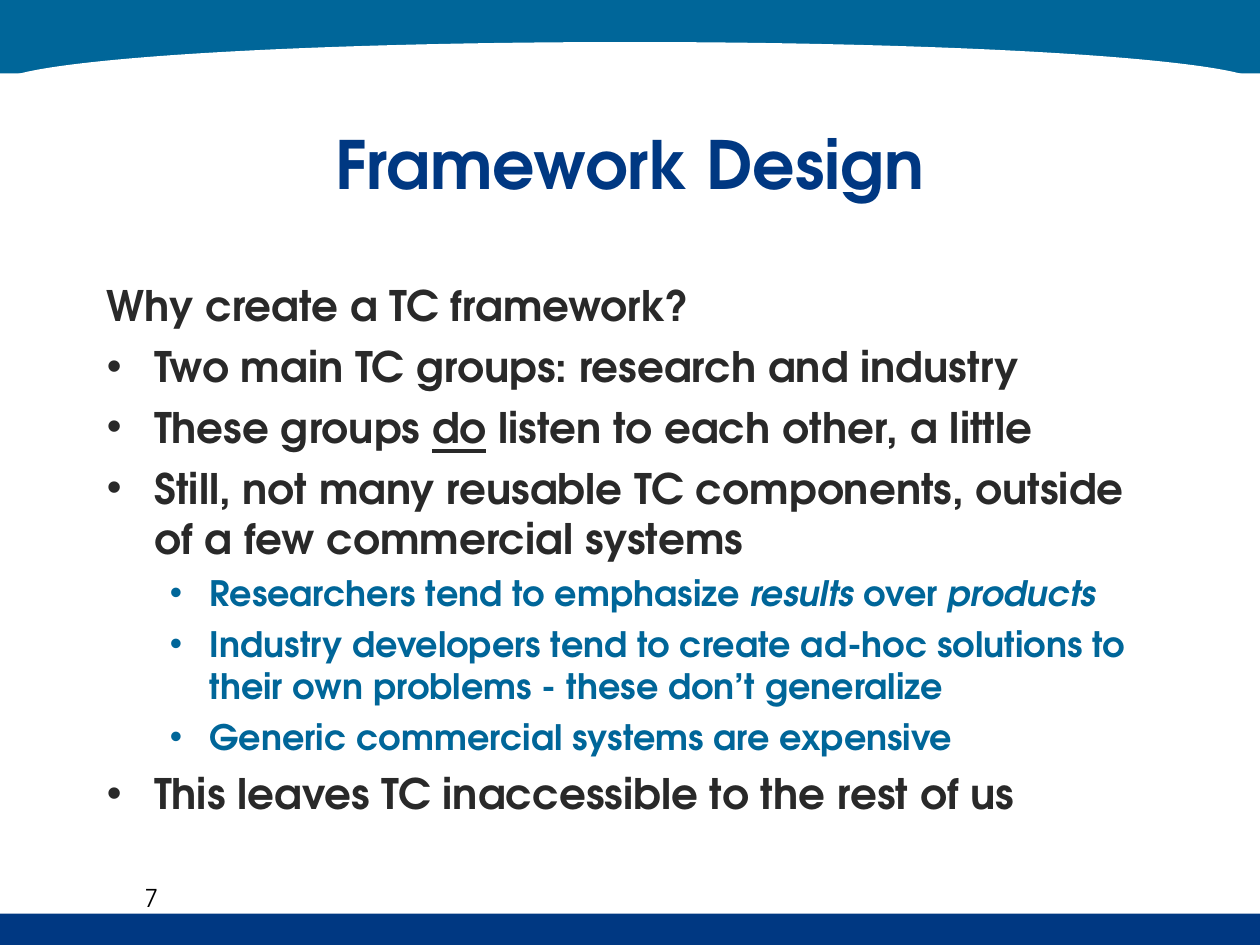
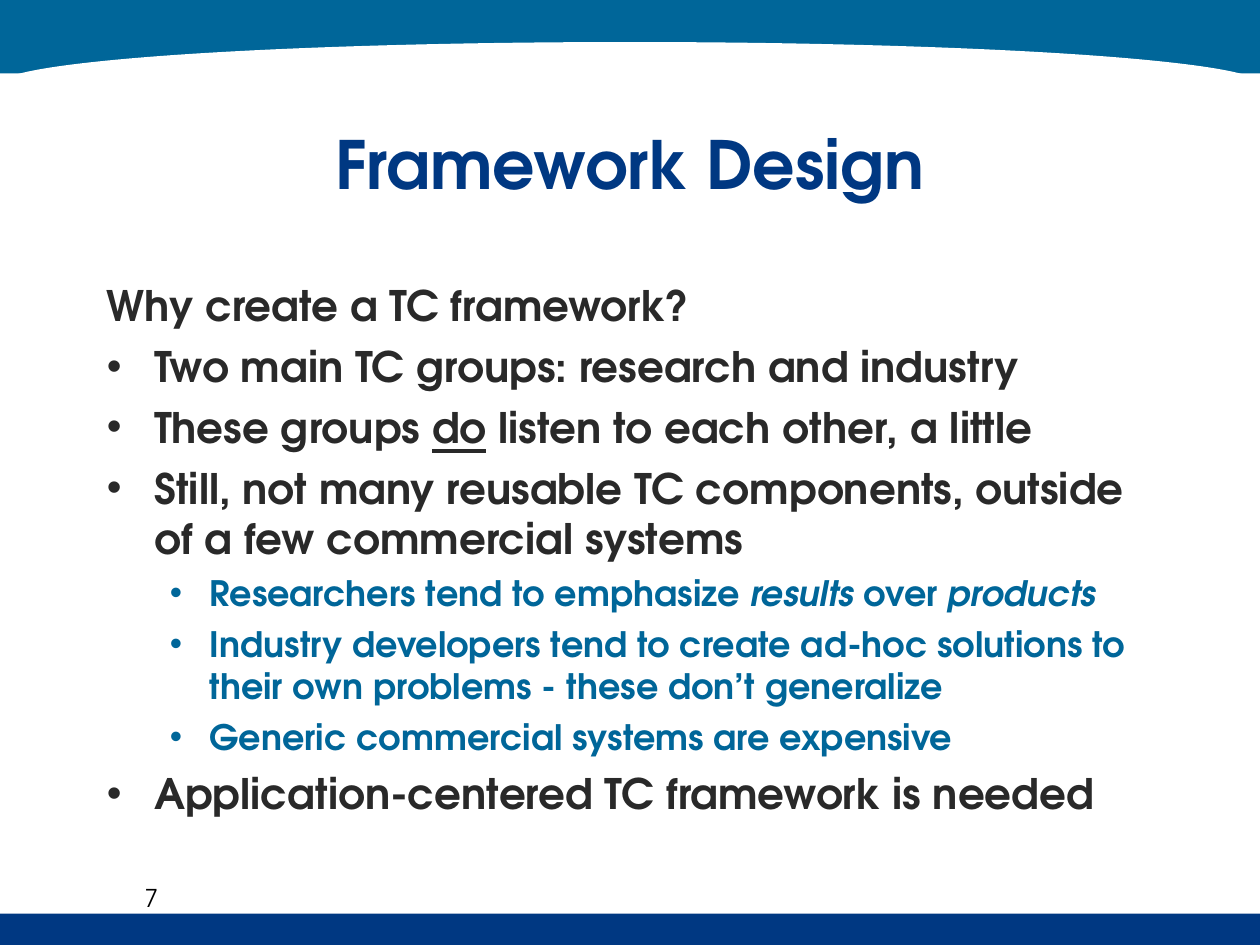
Before and after one commit to kenahoo/tcframe, a slide deck: slide 7 of doc/Thesis Seminar.ppt. Drawn at 1260x945 pixels with LibreOffice and Linux fonts; fonts in the diff are those of the drawing; background and template pictures are left out. Boxes give left, top, right and bottom in pixels: in the first picture for what was removed or moved away, otherwise in the second. Text is boxed around its words. In the diff, an @@ line names an element or a change of style, - is before the commit and + after.

```diff
--- a/doc/Thesis Seminar.ppt
+++ b/doc/Thesis Seminar.ppt
@@ text at (154, 776, 1094, 817): text changed @@
-• This leaves TC inaccessible to the rest of us
+• Application-centered TC framework is needed
```
Also in this commit, not shown: 7 other slides changed.
